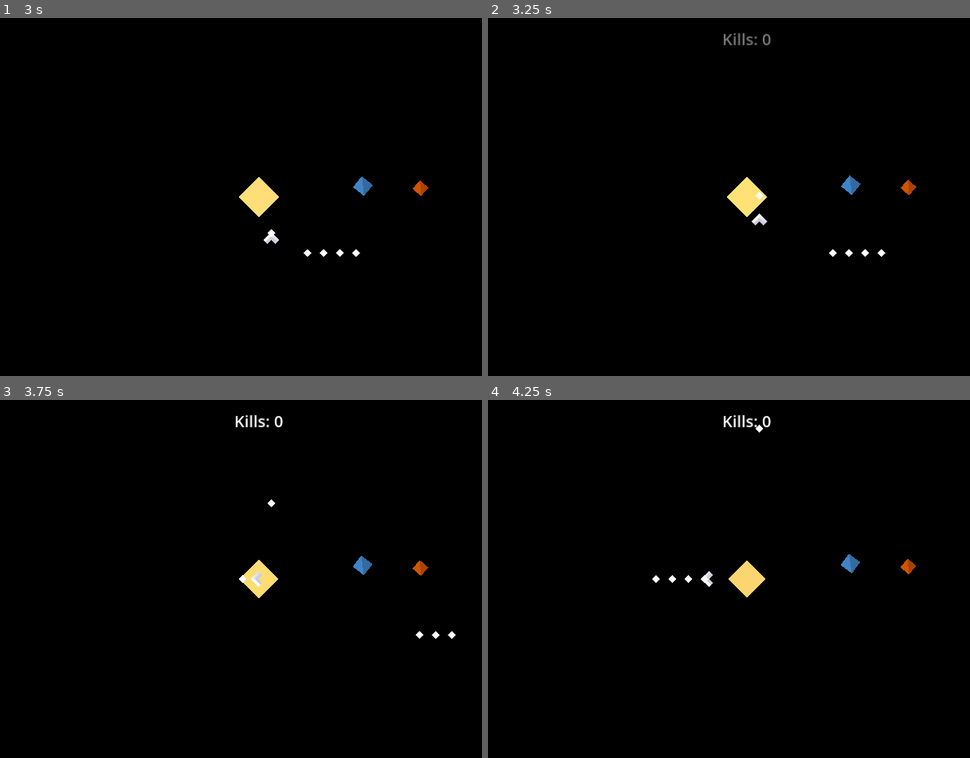
Above: before the commit, frames 1-4 (two rows, left to right).
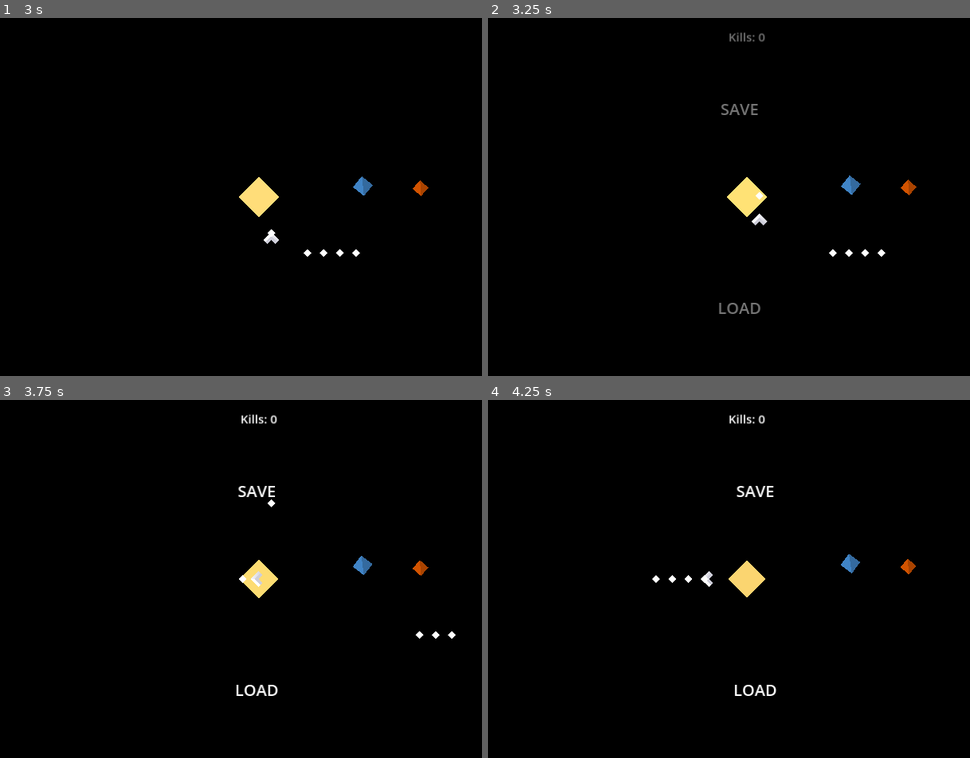
Above: after the commit, the same moments.

Repository: wdfeer/spaceshooter
Game: Godot game, scene res://src/solar_system/solar_system.tscn
The game is run twice, just before and just after one commit, with the same random seed, the same clock (stepped at 60 frames per second) and the same inputs.
Inputs (mouse positions are in pixels of both pictures, inside the frame that each line leads up to):
- Up to frame 1 (3 s): move the mouse to (400, 179) at 0.52 s; press the mouse at (400, 179) at 0.53 s; hold D (right) 0.53-1.28 s; move the mouse to (130, 214) at 1.27 s; release the mouse at (130, 214) at 1.28 s; hold S (down) 1.28-2.03 s; click (130, 214) at 1.35 s; move the mouse to (322, 118) at 2.02 s; press the mouse at (322, 118) at 2.03 s; hold D (right) 2.03-2.78 s; move the mouse to (226, 268) at 2.77 s; release the mouse at (226, 268) at 2.78 s; hold W (up) from 2.78 s (still down); click (226, 268) at 2.85 s
- Up to frame 2 (3.25 s): keep holding W (up)
- Up to frame 3 (3.75 s): move the mouse to (448, 632) at 3.52 s; release W (up) at 3.53 s; press the mouse at (448, 632) at 3.53 s; hold A (left) from 3.53 s (still down)
- Up to frame 4 (4.25 s): keep holding A (left)

Frame 1 is identical in both runs. In frame 2, 0.4% of the frame differs, in the area x 47-59%, y 4-83%; in frame 3, 0.5%; in frame 4, 0.5%, in the area x 48-60%, y 4-83%.

Commit message:
Implement saving and loading

Diff:
--- /dev/null
+++ b/src/solar_system/kill_count.gd
@@ -0,0 +1,6 @@
+extends Label
+
+@onready
+var base_text = text
+func _process(delta: float) -> void:
+	text = base_text % UserData.kill_count
--- /dev/null
+++ b/src/solar_system/load_area.gd
@@ -0,0 +1,6 @@
+extends Area2D
+
+func _on_area_entered(area: Area2D) -> void:
+	if is_visible_in_tree() and area is Projectile:
+		UserData.load()
+		area.queue_free()
--- /dev/null
+++ b/src/solar_system/save_area.gd
@@ -0,0 +1,6 @@
+extends Area2D
+
+func _on_area_entered(area: Area2D) -> void:
+	if is_visible_in_tree() and area is Projectile:
+		UserData.save()
+		area.queue_free()
--- a/src/solar_system/solar_system.tscn
+++ b/src/solar_system/solar_system.tscn
@@ -1,73 +1,75 @@
-[gd_scene load_steps=12 format=3 uid="uid://bo2uyrutxrce5"]
+[gd_scene load_steps=17 format=3 uid="uid://bo2uyrutxrce5"]
 
 [ext_resource type="Script" path="res://src/solar_system/sun_visual.gd" id="1_fy3yr"]
 [ext_resource type="PackedScene" uid="uid://bbwre6tb1fepi" path="res://src/player/player.tscn" id="1_xq2cx"]
 [ext_resource type="Script" path="res://src/solar_system/solar_system.gd" id="1_yhnk1"]
 [ext_resource type="PackedScene" uid="uid://1jqojvimrfhr" path="res://src/mars.tscn" id="2_w5d6k"]
-[ext_resource type="Script" path="res://src/solar_system/ui_animator.gd" id="4_ofred"]
+[ext_resource type="Script" path="res://src/solar_system/kill_count.gd" id="4_p00e3"]
 [ext_resource type="Script" path="res://src/solar_system/sun_area.gd" id="4_t8s7a"]
 [ext_resource type="Script" path="res://src/solar_system/planet.gd" id="4_wj1of"]
+[ext_resource type="Script" path="res://src/solar_system/save_area.gd" id="5_5ucw4"]
+[ext_resource type="Script" path="res://src/solar_system/load_area.gd" id="6_i2tkt"]
 
 [sub_resource type="Animation" id="Animation_a60hq"]
 resource_name = "show"
 length = 0.25
-tracks/0/type = "value"
-tracks/0/imported = false
-tracks/0/enabled = true
-tracks/0/path = NodePath("Sun/SunArea/KillCount:visible")
-tracks/0/interp = 1
-tracks/0/loop_wrap = true
-tracks/0/keys = {
+tracks/0/type = "method"
+tracks/0/imported = false
+tracks/0/enabled = true
+tracks/0/path = NodePath("Sun/SunArea/UIAnimator")
+tracks/0/interp = 1
+tracks/0/loop_wrap = true
+tracks/0/keys = {
+"times": PackedFloat32Array(0),
+"transitions": PackedFloat32Array(1),
+"values": [{
+"args": [],
+"method": &"on_ui_show"
+}]
+}
+tracks/1/type = "value"
+tracks/1/imported = false
+tracks/1/enabled = true
+tracks/1/path = NodePath("Sun/SunArea/HoverUI:visible")
+tracks/1/interp = 1
+tracks/1/loop_wrap = true
+tracks/1/keys = {
 "times": PackedFloat32Array(0, 0.01),
 "transitions": PackedFloat32Array(1, 1),
 "update": 1,
 "values": [false, true]
 }
+tracks/2/type = "value"
+tracks/2/imported = false
+tracks/2/enabled = true
+tracks/2/path = NodePath("Sun/SunArea/HoverUI:modulate")
+tracks/2/interp = 1
+tracks/2/loop_wrap = true
+tracks/2/keys = {
+"times": PackedFloat32Array(0, 0.25),
+"transitions": PackedFloat32Array(1, -2),
+"update": 0,
+"values": [Color(1, 1, 1, 0), Color(1, 1, 1, 1)]
+}
+
+[sub_resource type="Animation" id="Animation_ml16k"]
+length = 0.001
+tracks/0/type = "value"
+tracks/0/imported = false
+tracks/0/enabled = true
+tracks/0/path = NodePath("Sun/SunArea/HoverUI:visible")
+tracks/0/interp = 1
+tracks/0/loop_wrap = true
+tracks/0/keys = {
+"times": PackedFloat32Array(0),
+"transitions": PackedFloat32Array(1),
+"update": 1,
+"values": [false]
+}
 tracks/1/type = "value"
 tracks/1/imported = false
 tracks/1/enabled = true
-tracks/1/path = NodePath("Sun/SunArea/KillCount:modulate")
-tracks/1/interp = 1
-tracks/1/loop_wrap = true
-tracks/1/keys = {
-"times": PackedFloat32Array(0, 0.25),
-"transitions": PackedFloat32Array(1, -2),
-"update": 0,
-"values": [Color(1, 1, 1, 0), Color(1, 1, 1, 1)]
-}
-tracks/2/type = "method"
-tracks/2/imported = false
-tracks/2/enabled = true
-tracks/2/path = NodePath("Sun/SunArea/UIAnimator")
-tracks/2/interp = 1
-tracks/2/loop_wrap = true
-tracks/2/keys = {
-"times": PackedFloat32Array(0),
-"transitions": PackedFloat32Array(1),
-"values": [{
-"args": [],
-"method": &"on_ui_show"
-}]
-}
-
-[sub_resource type="Animation" id="Animation_ml16k"]
-length = 0.001
-tracks/0/type = "value"
-tracks/0/imported = false
-tracks/0/enabled = true
-tracks/0/path = NodePath("Sun/SunArea/KillCount:visible")
-tracks/0/interp = 1
-tracks/0/loop_wrap = true
-tracks/0/keys = {
-"times": PackedFloat32Array(0),
-"transitions": PackedFloat32Array(1),
-"update": 1,
-"values": [false]
-}
-tracks/1/type = "value"
-tracks/1/imported = false
-tracks/1/enabled = true
-tracks/1/path = NodePath("Sun/SunArea/KillCount:modulate")
+tracks/1/path = NodePath("Sun/SunArea/HoverUI:modulate")
 tracks/1/interp = 1
 tracks/1/loop_wrap = true
 tracks/1/keys = {
@@ -81,6 +83,44 @@
 _data = {
 "RESET": SubResource("Animation_ml16k"),
 "show": SubResource("Animation_a60hq")
+}
+
+[sub_resource type="Animation" id="Animation_ar8nu"]
+resource_name = "idle"
+length = 0.6667
+loop_mode = 1
+tracks/0/type = "value"
+tracks/0/imported = false
+tracks/0/enabled = true
+tracks/0/path = NodePath("CollisionPolygon2D:position")
+tracks/0/interp = 1
+tracks/0/loop_wrap = true
+tracks/0/keys = {
+"times": PackedFloat32Array(-0.00833333, 0.158333, 0.491667, 0.666667),
+"transitions": PackedFloat32Array(0.5, 2, 2, 0.5),
+"update": 0,
+"values": [Vector2(0, 0), Vector2(40, 0), Vector2(-40, 0), Vector2(0, 0)]
+}
+
+[sub_resource type="Animation" id="Animation_pglsd"]
+length = 0.001
+tracks/0/type = "value"
+tracks/0/imported = false
+tracks/0/enabled = true
+tracks/0/path = NodePath("CollisionPolygon2D:position")
+tracks/0/interp = 1
+tracks/0/loop_wrap = true
+tracks/0/keys = {
+"times": PackedFloat32Array(0),
+"transitions": PackedFloat32Array(1),
+"update": 0,
+"values": [Vector2(0, 0)]
+}
+
+[sub_resource type="AnimationLibrary" id="AnimationLibrary_4jnd3"]
+_data = {
+"RESET": SubResource("Animation_pglsd"),
+"idle": SubResource("Animation_ar8nu")
 }
 
 [sub_resource type="RectangleShape2D" id="RectangleShape2D_s3325"]
@@ -105,26 +145,77 @@
 libraries = {
 "": SubResource("AnimationLibrary_iobg7")
 }
-script = ExtResource("4_ofred")
-
-[node name="KillCount" type="Label" parent="Sun/SunArea"]
+
+[node name="HoverUI" type="Control" parent="Sun/SunArea"]
 visible = false
 modulate = Color(1, 1, 1, 0)
+layout_mode = 3
+anchors_preset = 0
+offset_right = 40.0
+offset_bottom = 40.0
+
+[node name="KillCount" type="Label" parent="Sun/SunArea/HoverUI"]
 custom_minimum_size = Vector2(256, 0)
+layout_mode = 1
 anchors_preset = 8
 anchor_left = 0.5
 anchor_top = 0.5
 anchor_right = 0.5
 anchor_bottom = 0.5
-offset_left = -128.0
-offset_top = -680.0
-offset_right = 128.0
-offset_bottom = -592.0
+offset_left = -148.0
+offset_top = -700.0
+offset_right = 108.0
+offset_bottom = -612.0
 grow_horizontal = 2
 grow_vertical = 2
-theme_override_font_sizes/font_size = 64
+theme_override_font_sizes/font_size = 48
 text = "Kills: %s"
 horizontal_alignment = 1
+script = ExtResource("4_p00e3")
+
+[node name="SaveArea" type="Area2D" parent="Sun/SunArea/HoverUI"]
+position = Vector2(0, -400)
+script = ExtResource("5_5ucw4")
+
+[node name="CollisionPolygon2D" type="CollisionPolygon2D" parent="Sun/SunArea/HoverUI/SaveArea"]
+polygon = PackedVector2Array(-80, 0, -80, 80, 80, 80, 80, 0)
+
+[node name="Label" type="Label" parent="Sun/SunArea/HoverUI/SaveArea/CollisionPolygon2D"]
+custom_minimum_size = Vector2(256, 0)
+offset_left = -128.0
+offset_right = 128.0
+offset_bottom = 88.0
+theme_override_font_sizes/font_size = 64
+text = "SAVE"
+horizontal_alignment = 1
+
+[node name="AnimationPlayer" type="AnimationPlayer" parent="Sun/SunArea/HoverUI/SaveArea"]
+libraries = {
+"": SubResource("AnimationLibrary_4jnd3")
+}
+autoplay = "idle"
+
+[node name="LoadArea" type="Area2D" parent="Sun/SunArea/HoverUI"]
+position = Vector2(0, 400)
+script = ExtResource("6_i2tkt")
+
+[node name="CollisionPolygon2D" type="CollisionPolygon2D" parent="Sun/SunArea/HoverUI/LoadArea"]
+polygon = PackedVector2Array(-80, 0, -80, 80, 80, 80, 80, 0)
+
+[node name="Label" type="Label" parent="Sun/SunArea/HoverUI/LoadArea/CollisionPolygon2D"]
+custom_minimum_size = Vector2(256, 0)
+offset_left = -128.0
+offset_right = 128.0
+offset_bottom = 88.0
+theme_override_font_sizes/font_size = 64
+text = "LOAD"
+horizontal_alignment = 1
+
+[node name="AnimationPlayer" type="AnimationPlayer" parent="Sun/SunArea/HoverUI/LoadArea"]
+libraries = {
+"": SubResource("AnimationLibrary_4jnd3")
+}
+autoplay = "idle"
 
 [node name="Polygon" type="Polygon2D" parent="Sun"]
 color = Color(1, 0.870588, 0.482353, 1)
@@ -168,4 +259,6 @@
 
 [connection signal="area_entered" from="Sun/SunArea" to="Sun/SunArea" method="_on_area_entered"]
 [connection signal="area_exited" from="Sun/SunArea" to="Sun/SunArea" method="_on_area_exited"]
+[connection signal="area_entered" from="Sun/SunArea/HoverUI/SaveArea" to="Sun/SunArea/HoverUI/SaveArea" method="_on_area_entered"]
+[connection signal="area_entered" from="Sun/SunArea/HoverUI/LoadArea" to="Sun/SunArea/HoverUI/LoadArea" method="_on_area_entered"]
 [connection signal="area_entered" from="Mars/MarsLoader" to="." method="_on_mars_loader_area_entered"]
--- a/src/solar_system/ui_animator.gd
+++ /dev/null
@@ -1,9 +0,0 @@
-extends AnimationPlayer
-
-@onready
-var kill_counter: Label = $"../KillCount"
-@onready
-var kill_counter_text = kill_counter.text
-
-func on_ui_show():
-	kill_counter.text = kill_counter_text % UserData.kill_count
--- a/src/user_data.gd
+++ b/src/user_data.gd
@@ -1,3 +1,11 @@
 extends Node
 
 var kill_count: int = 0
+
+func save():
+	var file = FileAccess.open("user://save", FileAccess.WRITE)
+	file.store_32(kill_count)
+
+func load():
+	var file = FileAccess.open("user://save", FileAccess.READ)
+	kill_count = file.get_32()
